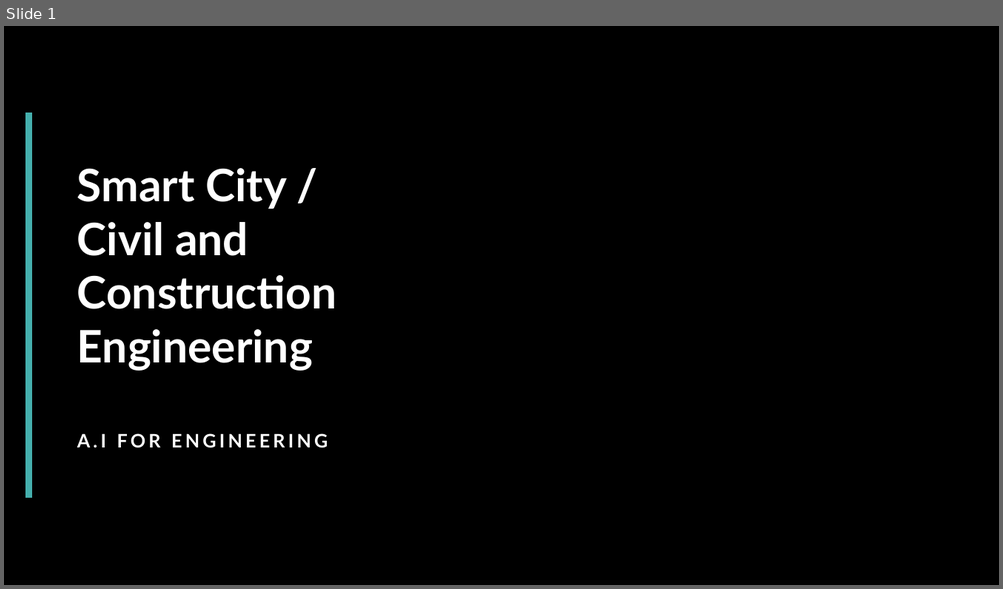
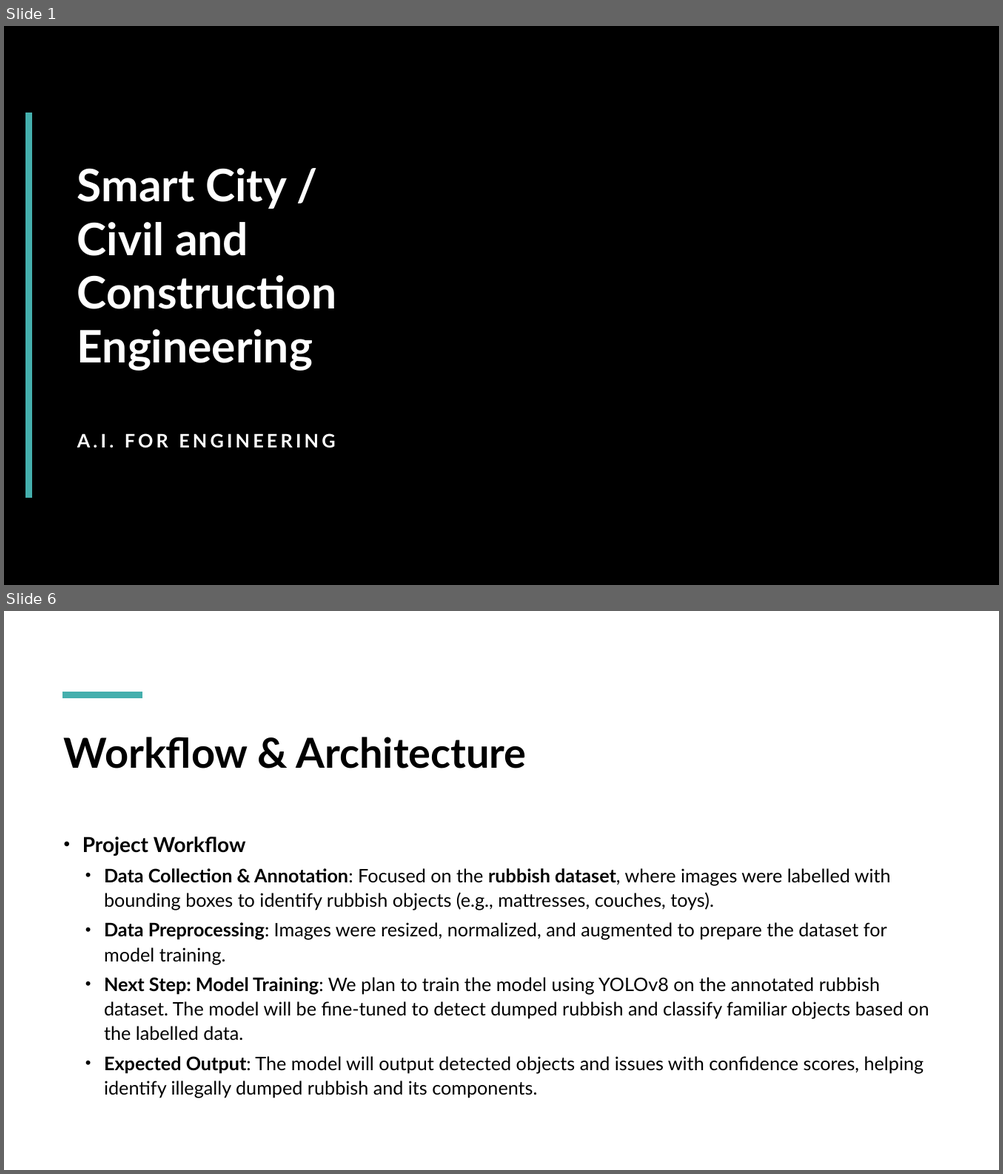
Before and after one commit to kinqsradio/COS40007-Artificial-Intelligence-for-Engineering, a slide deck: group_assignment/presentation/presentation.pptx. Shown one above the other, each under a label of ours: slide 1 before the commit, slides 1 and 6 after it; the slides between them are not shown. The pictures are 1003x589 and 1003x1174 pixels, drawn with LibreOffice and Linux fonts; fonts in the diff are those of the drawing; background and template pictures are left out. Boxes give left, top, right and bottom in pixels: in the first picture for what was removed or moved away, otherwise in the second. Text is boxed around its words. In the diff, an @@ line names an element or a change of style, - is before the commit and + after.

```diff
--- a/group_assignment/presentation/presentation.pptx
+++ b/group_assignment/presentation/presentation.pptx
@@ slide 6 added at (4,611,999,1170), background #FFFFFF @@
@@ line added from (62, 695) to (142, 695), #45AFAD 6 pt @@
@@ title added at (64,737,526,769), 40 pt, text #000000, bold @@
+Workflow & Architecture
@@ text added at (82,837,928,1099), 18 pt, text #000000 @@
+• Project Workflow
+  • Data Collection & Annotation: Focused on the rubbish dataset, where images were labelled with bounding boxes to identify rubbish objects (e.g., mattresses, couches, toys).
+  • Data Preprocessing: Images were resized, normalized, and augmented to prepare the dataset for model training.
+  • Next Step: Model Training: We plan to train the model using YOLOv8 on the annotated rubbish dataset. The model will be fine-tuned to detect dumped rubbish and classify familiar objects based on the labelled data.
+  • Expected Output: The model will output detected objects and issues with confidence scores, helping identify illegally dumped rubbish and its components.
@@ slide 1 changed as well @@
@@ subtitle at (77,434,335,449): text changed @@
-A.I FOR ENGINEERING
+A.I. FOR ENGINEERING
```
Also in this commit, not shown: 1 other slide changed, 4 other slides added, 4 slides removed.
